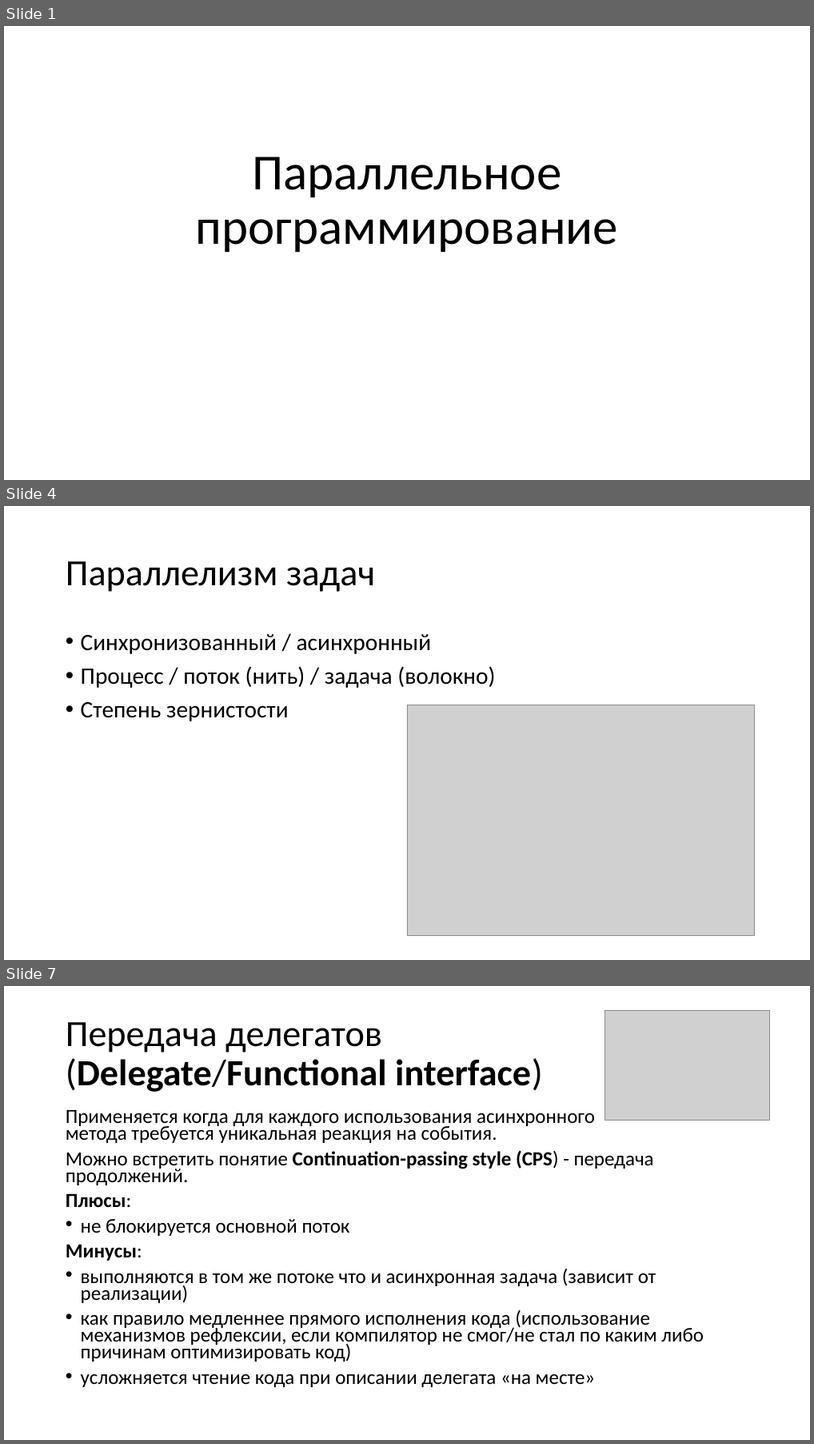
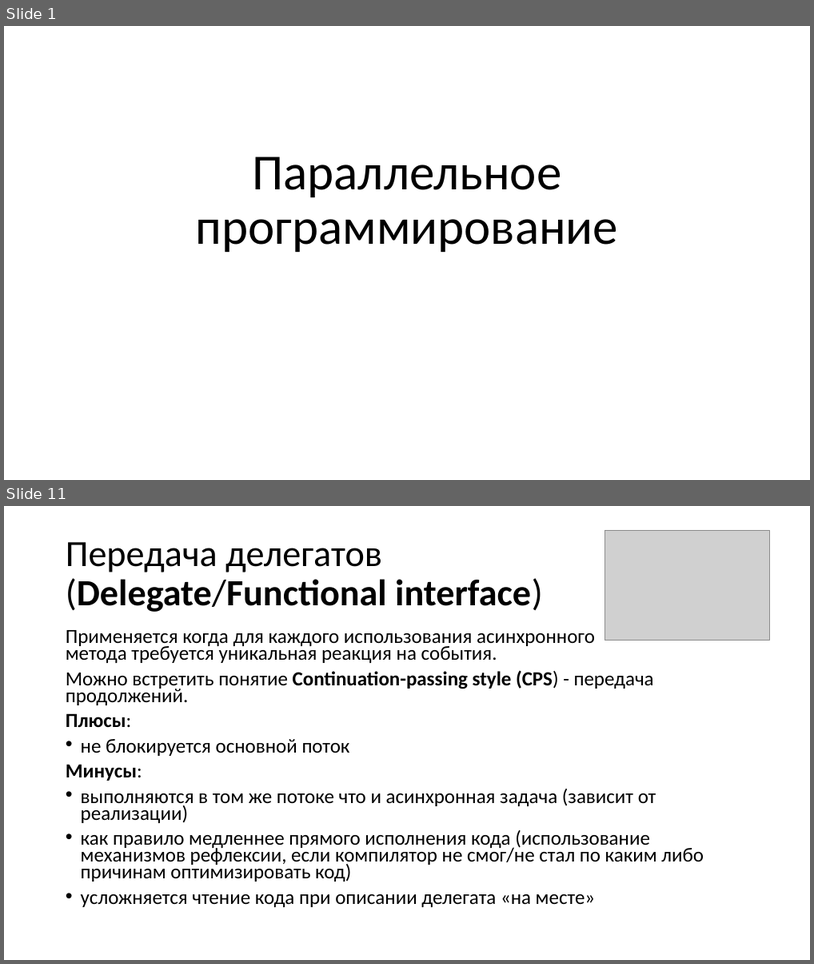
Before and after one commit to Zumisha/Parallel-Programming, a slide deck: Литература/Параллельное программирование.pptx. Shown one above the other, each under a label of ours: slides 1, 4 and 7 before the commit, slides 1 and 11 after it; the slides between them are not shown. The pictures are 814x1444 and 814x964 pixels, drawn with LibreOffice and Linux fonts; fonts in the diff are those of the drawing; grey boxes stand for pictures. Boxes give left, top, right and bottom in pixels: in the first picture for what was removed or moved away, otherwise in the second. Text is boxed around its words. In the diff, an @@ line names an element or a change of style, - is before the commit and + after.

```diff
--- a/Литература/Параллельное программирование.pptx
+++ b/Литература/Параллельное программирование.pptx
@@ slide 4 removed at [4, 506, 810, 960], background #FFFFFF @@
@@ title removed at [66, 561, 375, 592] @@
-Параллелизм задач
@@ text removed at [81, 634, 495, 721] @@
-• Синхронизованный / асинхронный
-• Процесс / поток (нить) / задача (волокно)
-• Степень зернистости
@@ picture removed at [407, 705, 755, 936] @@
@@ what was slide 7 is now slide 11 @@
```
Also in this commit, not shown: 5 slides changed, 8 slides added, 1 other slide removed, 7 other files.
